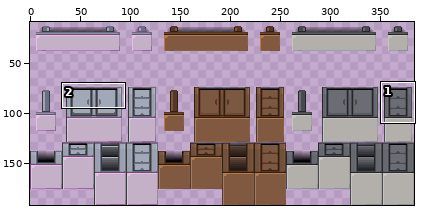
Sprite sheet -- idoll/Assets/Sprites/Tilemap Sprites/Furniture2.png. The first picture is a wide view before the edit; the outline marks the close-up.
Close-up. As it was:
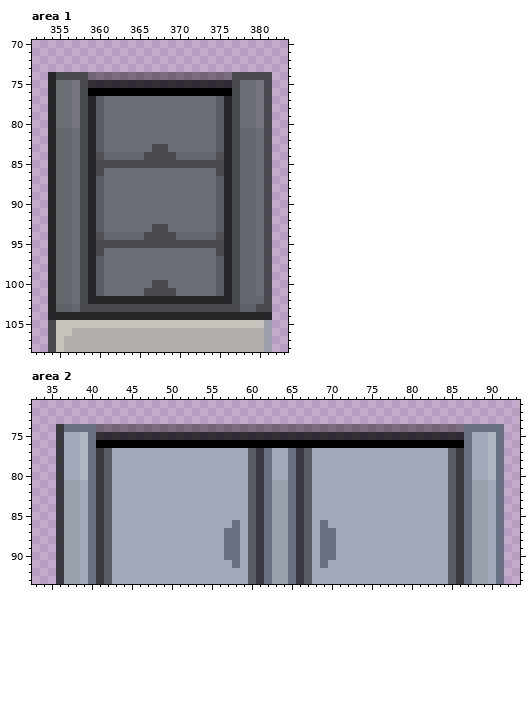
The file is 384x192 pixels. Pixels under 10% opacity are left out. Colours within 5 levels of each other are drawn and written as one. Shown: area 1: x 352..383, y 70..108; area 2: x 33..93, y 71..93. The wide view leaves out empty margins. The commit also changed other parts of the picture, which this record leaves out.
After:
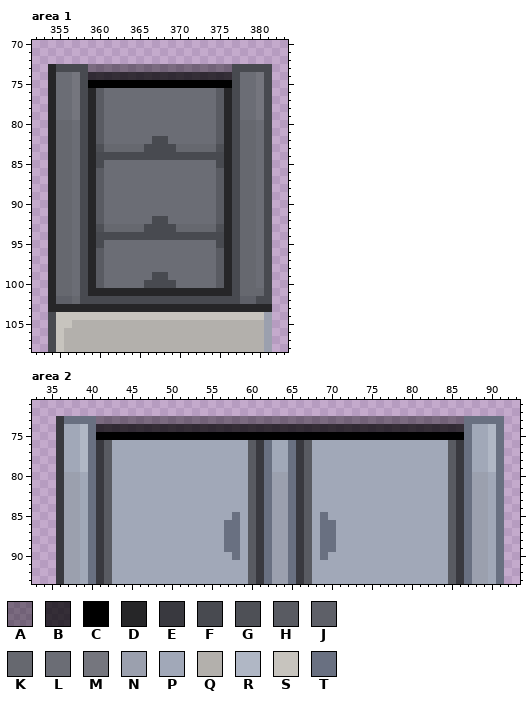
Palette (. is transparent): A #0000005f  B #000000ba  C #000000  D #262628  E #39393f  F #484a50  G #4e5056  H #595b62  J #5e6068  K #66686f  L #6b6d75  M #75767e  N #9ba0ae  P #a1a8b8  Q #b3b0ac  R #b0b7c5  S #c7c4be  T #697081
The exact change:
Area 1:
The edit adds colour A in row 73 at x 359 to 376.
Colour A gives way to colour B in row 74 at x 359 to 376.
Colour B gives way to colour C in row 75 at x 359 to 376.
The edit adds colour D in row 73 at x 354.
Colour C gives way to colour D in row 76 at x 359 and 376.
Colour F gives way to colour D in row 101 at x 366 to 369; in row 103 at x 358 to 377 and 380 to 381.
Colour H gives way to colour D in row 101 at x 360 and 375.
Colour J gives way to colour D in row 103 at x 355 to 356 and 378 to 379.
Colour K gives way to colour D in row 103 at x 357.
Colour L gives way to colour D in row 101 at x 361 to 365 and 370 to 374.
The edit adds colour F in row 73 at x 355 to 358 and 377 to 381.
Colour D gives way to colour F in row 102 at x 359 to 376; in row 104 at x 354.
Colour G gives way to colour F in row 84 at x 360 and 375; in row 94 at x 360 and 375.
Colour K gives way to colour F in row 84 at x 361 to 365 and 370 to 374; in row 94 at x 361 to 365 and 370 to 374; in row 102 at x 380.
Colour L gives way to colour F in row 82 at x 367 to 368; in row 83 at x 366 and 369; in row 92 at x 367 to 368; in row 93 at x 366 and 369; in row 99 at x 367 to 368; in row 100 at x 366 and 369.
Colour H gives way to colour G in row 83 at x 360 and 375; in row 93 at x 360 and 375.
Colour C gives way to colour H in row 76 at x 360 and 375.
Colour F gives way to colour H in row 86 at x 360 and 375; in row 96 at x 360 and 375.
Colour K gives way to colour J in row 102 at x 355 to 356 and 378 to 379.
Colour L gives way to colour K in row 80 at x 355 to 356 and 378 to 379; in row 83 at x 361 to 365 and 370 to 374; in row 93 at x 361 to 365 and 370 to 374; in row 101 at x 380; in row 102 at x 357.
Colour C gives way to colour L in row 76 at x 361 to 374.
Colour F gives way to colour L in row 74 at x 355 to 356 and 378 to 379; in row 85 at x 361 to 374; in row 95 at x 361 to 374.
Colour M gives way to colour L in row 80 at x 357 and 380.
Colour F gives way to colour M in row 74 at x 357 and 380.
Colour D gives way to colour N in row 104 at x 381.
Colour S gives way to colour Q in row 105 at x 357 to 380; in row 106 at x 356.
Colour D gives way to colour S in row 104 at x 355 to 380.
Area 2:
The edit adds colour A in row 73 at x 41 to 86.
Colour A gives way to colour B in row 74 at x 41 to 86.
Colour B gives way to colour C in row 75 at x 41 to 86.
The edit adds colour E in row 73 at x 36.
Colour C gives way to colour E in row 76 at x 41, 61, 66 and 86.
Colour C gives way to colour H in row 76 at x 42, 60, 67 and 85.
Colour P gives way to colour N in row 80 at x 37 to 38, 63 to 64 and 88 to 89.
Colour C gives way to colour P in row 76 at x 43 to 59, 63 to 64 and 68 to 84.
Colour R gives way to colour P in row 80 at x 39 and 90.
Colour T gives way to colour P in row 74 at x 37 to 38 and 88 to 89; in row 90 at x 57 and 70; in row 91 at x 58 and 69.
Colour T gives way to colour R in row 74 at x 39 and 90.
The edit adds colour T in row 73 at x 37 to 40 and 87 to 91.
Colour C gives way to colour T in row 76 at x 62 and 65.
Colour P gives way to colour T in row 85 at x 58 and 69; in row 86 at x 57 and 70.
Changed places in both close-ups, as pixel boxes (x1, y1, x2, y2):
changed: (48, 64, 272, 176)
changed: (48, 216, 272, 336)
changed: (56, 416, 504, 448)
changed: (64, 472, 88, 480)
changed: (272, 472, 288, 480)
changed: (472, 472, 496, 480)
changed: (224, 512, 240, 568)
changed: (320, 512, 336, 568)
